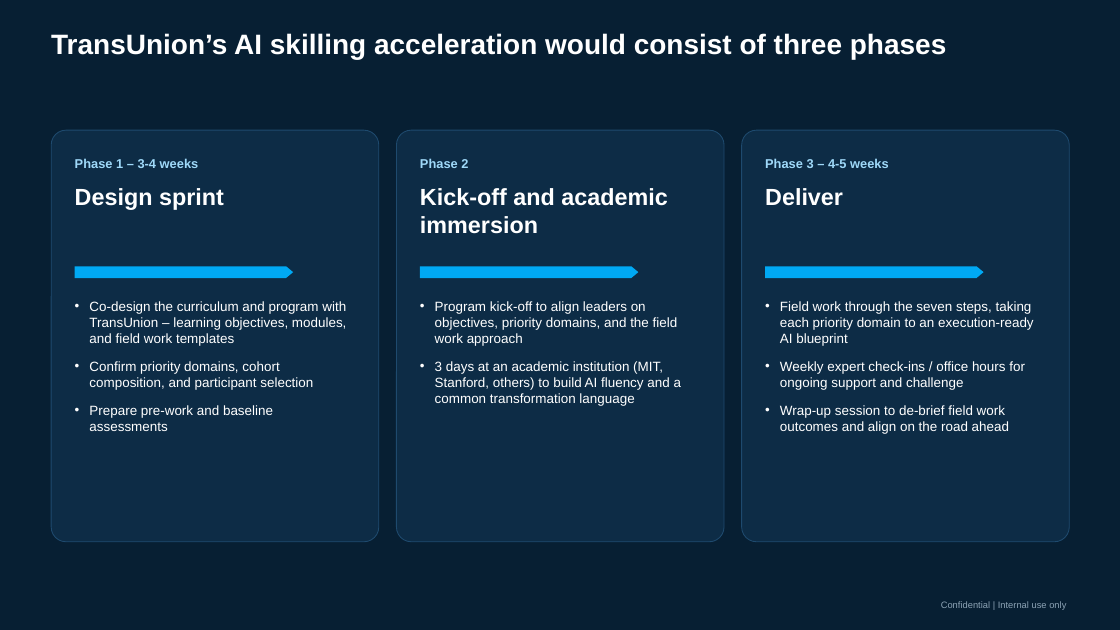
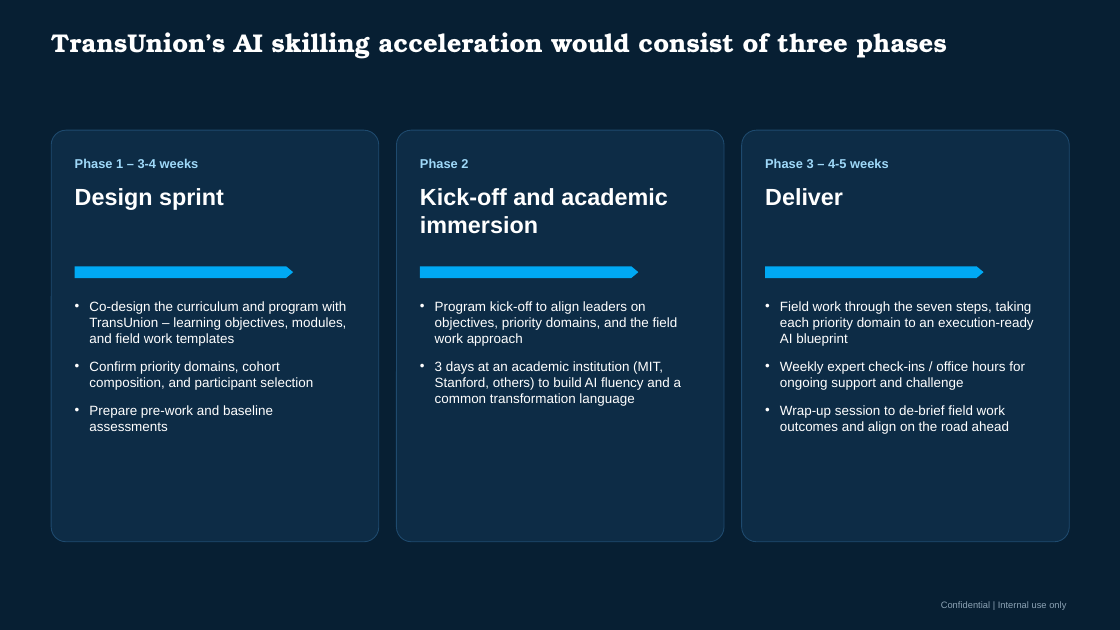
Before and after one commit to parthb102/Repo, a slide deck: slide 6 of 20260717_TU_AI_learning_doc_v2.pptx. Drawn at 1120x630 pixels with LibreOffice and Linux fonts; fonts in the diff are those of the drawing; background and template pictures are left out. Boxes give left, top, right and bottom in pixels: in the first picture for what was removed or moved away, otherwise in the second. Text is boxed around its words. In the diff, an @@ line names an element or a change of style, - is before the commit and + after.

```diff
--- a/20260717_TU_AI_learning_doc_v2.pptx
+++ b/20260717_TU_AI_learning_doc_v2.pptx
@@ text "TransUnion’s AI skilling acceleration would ..." at <box>51,32,947,59</box>: size 24 to 22 pt, font Arial to TeX Gyre Bonum @@
```
Also in this commit, not shown: 1 other slide changed.
